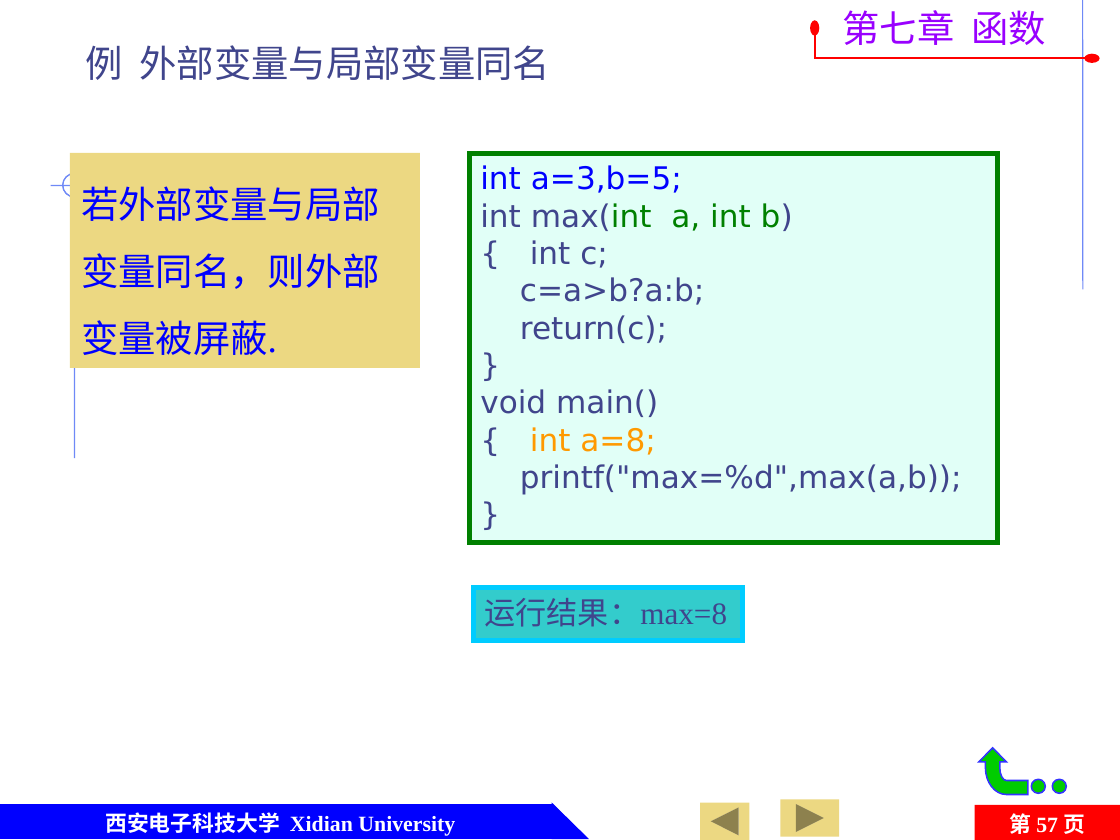
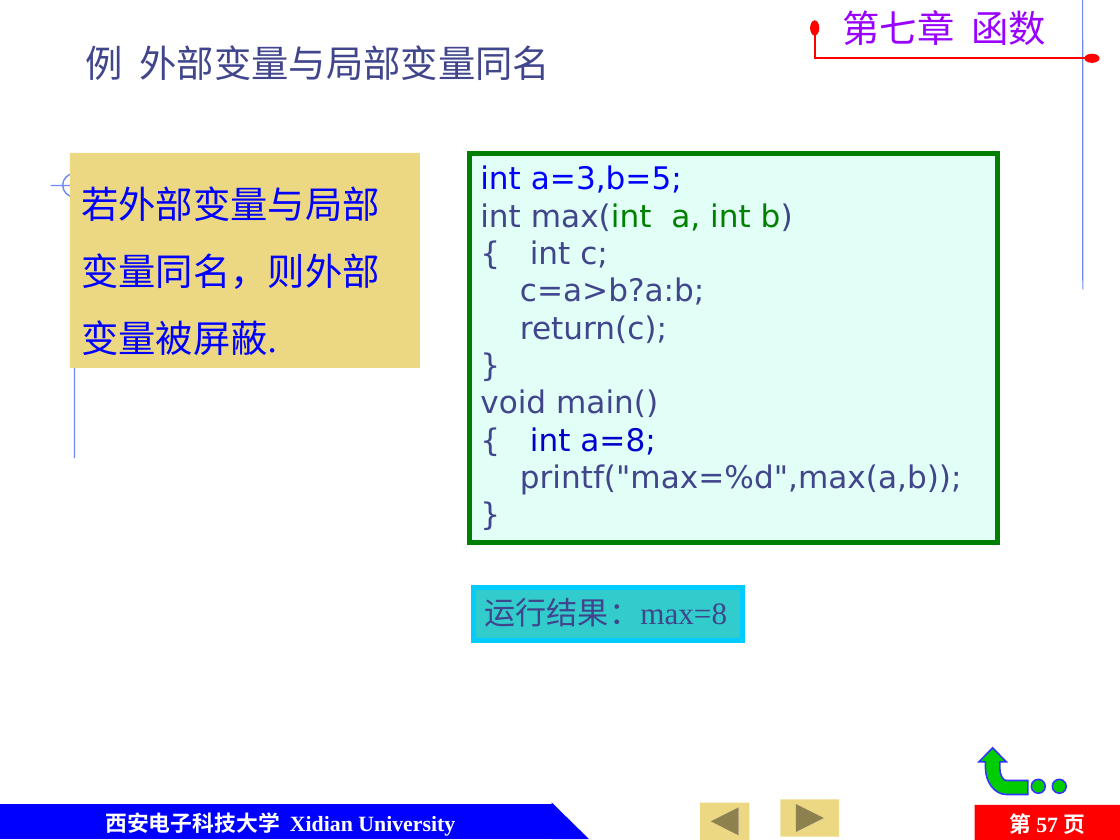
Before and after one commit to jtrfid/C-Repositories, a slide deck: slide 57 of 2015备课/课件/第7章 函数及变量存储类型.pptx. Drawn at 1120x840 pixels with LibreOffice and Linux fonts; fonts in the diff are those of the drawing; background and template pictures are left out. Boxes give left, top, right and bottom in pixels: in the first picture for what was removed or moved away, otherwise in the second. Text is boxed around its words. In the diff, an @@ line names an element or a change of style, - is before the commit and + after.

```diff
--- a/2015备课/课件/第7章 函数及变量存储类型.pptx
+++ b/2015备课/课件/第7章 函数及变量存储类型.pptx
@@ text in rectangle at (530,427,655,455): text colour #FF9900 to #0000CC in "int a=8;" @@
```
Also in this commit, not shown: 16 other slides changed.
